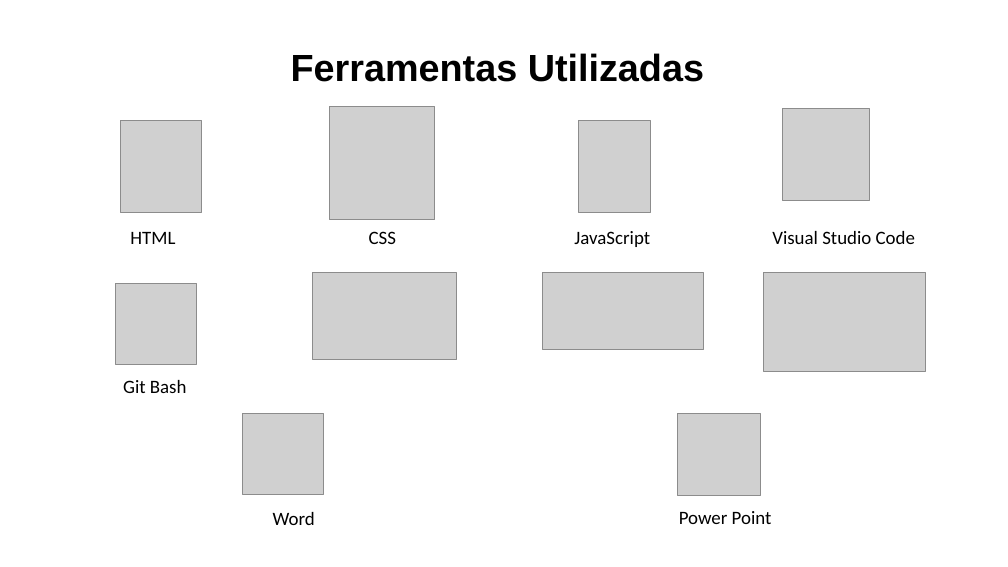
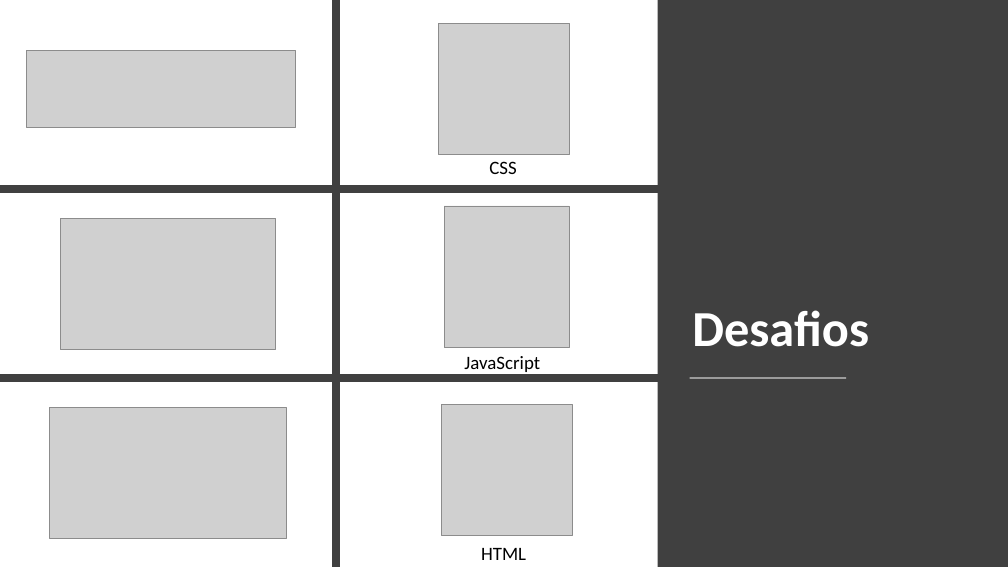
Before and after one commit to carlosmascena/primeiro-repositorio-ads-b, a slide deck: slide 6 of projeto-site/public/documentacao/Slides para o Projeto Individual.pptx. Drawn at 1008x567 pixels with LibreOffice and Linux fonts; fonts in the diff are those of the drawing; grey boxes stand for pictures. Boxes give left, top, right and bottom in pixels: in the first picture for what was removed or moved away, otherwise in the second. Text is boxed around its words. In the diff, an @@ line names an element or a change of style, - is before the commit and + after.

Commit message:
power point

```diff
--- a/projeto-site/public/documentacao/Slides para o Projeto Individual.pptx
+++ b/projeto-site/public/documentacao/Slides para o Projeto Individual.pptx
@@ line added from (336, 0) to (336, 567), #404040 8 pt @@
@@ picture: place and size @@
-picture at bbox=[329, 107, 435, 220]
+picture at bbox=[439, 23, 570, 154]
@@ rectangle added at bbox=[658, 0, 1008, 567], fill #404040 @@
@@ line added from (663, 0) to (663, 185), #404040 8 pt @@
@@ picture: place and size @@
-picture at bbox=[542, 273, 704, 349]
+picture at bbox=[26, 50, 296, 127]
@@ title removed at bbox=[291, 53, 704, 82] @@
-Ferramentas Utilizadas
@@ picture removed at bbox=[783, 109, 869, 201] @@
@@ text "CSS": place and size @@
-text "CSS" at bbox=[369, 231, 396, 244]
+text "CSS" at bbox=[489, 161, 516, 174]
@@ line added from (663, 189) to (0, 189), #404040 8 pt @@
@@ picture: place and size @@
-picture at bbox=[579, 120, 650, 212]
+picture at bbox=[444, 206, 569, 348]
@@ picture: place and size @@
-picture at bbox=[764, 272, 926, 371]
+picture at bbox=[60, 219, 276, 350]
@@ text removed at bbox=[772, 231, 915, 244] @@
-Visual Studio Code
@@ picture removed at bbox=[116, 284, 197, 364] @@
@@ title added at bbox=[692, 310, 869, 347], 48 pt, text #FFFFFF, bold @@
+Desafios
@@ more space between paragraphs in 3 elements at bbox=[489, 161, 516, 174], bbox=[481, 548, 526, 560], bbox=[464, 356, 540, 375] @@
@@ text "JavaScript": place and size @@
-text "JavaScript" at bbox=[574, 231, 650, 247]
+text "JavaScript" at bbox=[464, 356, 540, 375]
@@ line added from (671, 378) to (0, 378), #404040 8 pt @@
@@ text removed at bbox=[123, 380, 187, 393] @@
-Git Bash
@@ line added from (690, 378) to (846, 378), #FFFFFF 1.25 pt @@
@@ picture: place and size @@
-picture at bbox=[313, 272, 456, 360]
+picture at bbox=[50, 408, 287, 538]
@@ picture removed at bbox=[243, 414, 324, 495] @@
@@ picture: place and size @@
-picture at bbox=[121, 120, 201, 212]
+picture at bbox=[442, 405, 572, 535]
@@ picture removed at bbox=[678, 414, 761, 495] @@
@@ text removed at bbox=[273, 512, 315, 525] @@
-Word
@@ text "HTML": place and size @@
-text "HTML" at bbox=[130, 232, 175, 244]
+text "HTML" at bbox=[481, 548, 526, 560]
@@ text removed at bbox=[679, 511, 772, 524] @@
-Power Point
```
